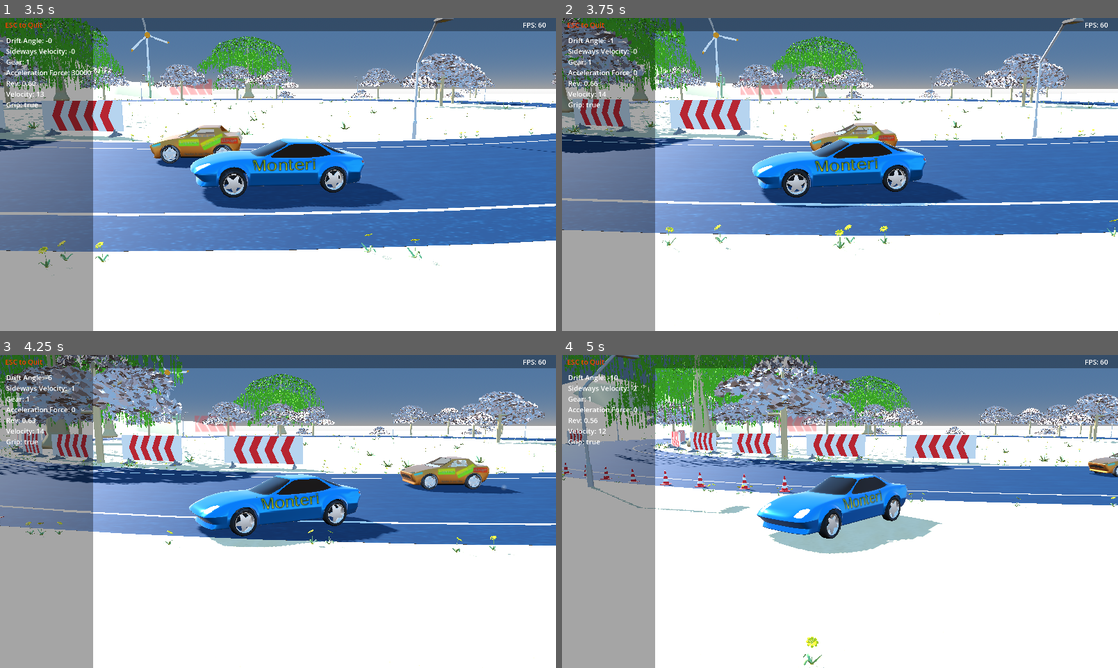
Above: before the commit, frames 1-4 (two rows, left to right).
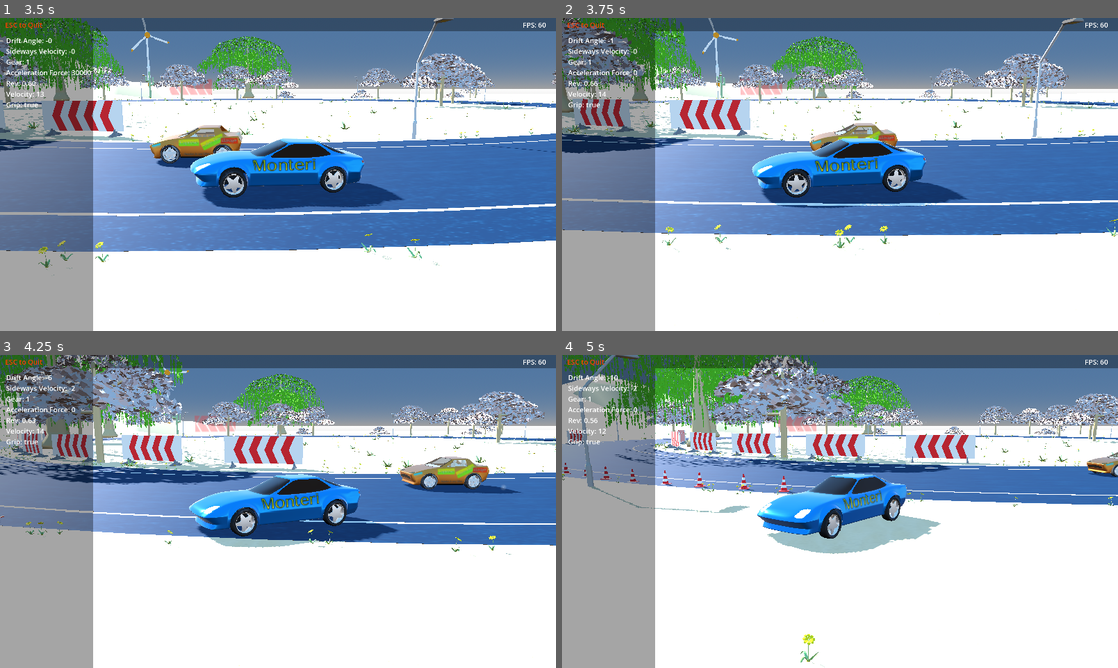
Above: after the commit, the same moments.

Repository: tomaga-dev/CustomVehicleSuspension
Game: Godot game, scene res://Contents/start.tscn
The game is run twice, just before and just after one commit, with the same random seed, the same clock (stepped at 60 frames per second) and the same inputs.
Inputs:
- Up to frame 1 (3.5 s): hold Right (right) 0.53-1.28 s; tap E (action) every 0.75 s from 0.6 to 2.85 s; hold Down (brake) 1.28-2.03 s; hold Right (right) 2.03-2.78 s; hold Up (accelerate) from 2.78 s (still down)
- Up to frame 2 (3.75 s): release Up (accelerate) at 3.53 s; hold Left (left) from 3.53 s (still down); tap E (action) at 3.6 s
- Up to frame 3 (4.25 s): keep holding Left (left)
- Up to frame 4 (5 s): keep holding Left (left); tap E (action) at 4.35 s

Frame 1 is identical in both runs. In frame 2, 0.2% of the frame differs, in the area x 0-100%, y 0-74%; in frame 3, 1.4%; in frame 4, 4.3%, in the area x 0-100%, y 0-100%.

Commit message:
The handling of the cars has been adjusted
A higher value for counter-steering responsiveness lets you
counter-steer more efficiently. This especially useful for cars that
accelerate fast. The acceleration is controlled by the force-max value
in the VehicleHandling scene. Omega-max determines the turn radius of
your car. This value is intended for high-speed turns. Increasing this
value allows you to take tighter turns. Omega-max-drift determines the
turn radius of your car while drifting. This value is usually higher
than omega-max, so you can take tight turns only by drifting.

Diff:
--- a/suspension-project/Contents/VehicleHandling/vehicle_handling.gd
+++ b/suspension-project/Contents/VehicleHandling/vehicle_handling.gd
@@ -8,7 +8,7 @@
 @export var force_max: float = 20000
 @export var brake_max: float = 40000
 @export var boost_factor: float = 1.7
-@export var drift_sensitivity: float = 5
+@export var countersteer_responsiveness: float = 0.9
 @export var omega_max: float = 0.6
 @export var omega_max_drift: float = 1.7
 @export var omega_curve: Curve
@@ -77,12 +77,10 @@
 	if did_steer_left:
 		if omega_reference < 0: # countersteer
 			apply_boost = true
-			time_factor = 0.9
 		omega_reference = lerp(omega_reference, omega_wanted * value, time_factor * delta)
 	else: if did_steer_right:
 		if omega_reference > 0: # countersteer
 			apply_boost = true
-			time_factor = 0.9
 		omega_reference = lerp(omega_reference, -omega_wanted * value, time_factor * delta)
 	else:
 		if is_cornering:
@@ -125,7 +123,7 @@
 		else:
 			grip_controller.kp = lerp(grip_controller.kp, kp_steering, 2 * delta)
 			steering = vehicle.steering_angle
-		control_omega(delta, speed, forward * omega_max_drift, drift_sensitivity)
+		control_omega(delta, speed, forward * omega_max_drift, countersteer_responsiveness)
 	if did_brake:
 		brake(brake_max)
 	else: if did_accelerate:
